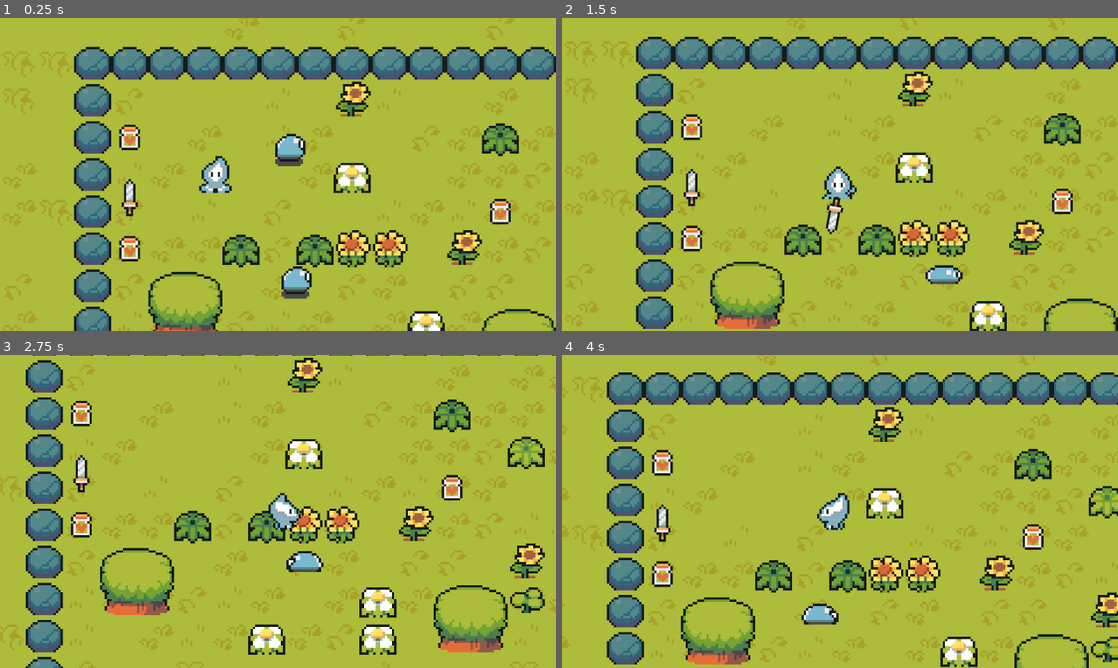
Above: before the commit, frames 1-4 (two rows, left to right).
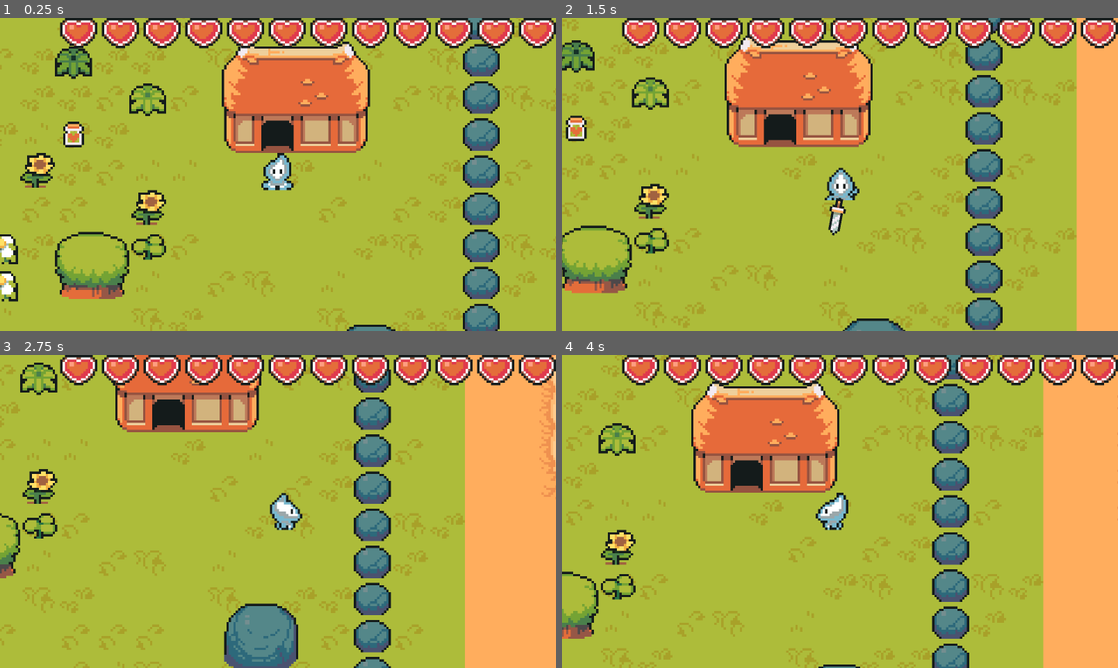
Above: after the commit, the same moments.

Repository: ArtemisSoftware/hidden-village
Game: Godot game, scene res://world/world.tscn
The game is run twice, just before and just after one commit, with the same random seed, the same clock (stepped at 60 frames per second) and the same inputs. The project has no main scene, so this scene is started directly.
Inputs:
- Up to frame 1 (0.25 s): no input
- Up to frame 2 (1.5 s): hold Right (ui_right) 0.53-1.28 s; tap A (attack) at 0.6, 1.35 s; hold Down (ui_down) from 1.28 s (still down)
- Up to frame 3 (2.75 s): release Down (ui_down) at 2.03 s; hold Right (ui_right) from 2.03 s (still down); tap A (attack) at 2.1 s
- Up to frame 4 (4 s): release Right (ui_right) at 2.78 s; hold Up (ui_up) 2.78-3.53 s; tap A (attack) at 2.85, 3.6 s; hold Left (ui_left) from 3.53 s (still down)

The runs differ from the first frame. In frame 1, 45% of the frame differs, in the area x 0-100%, y 0-100%; in frame 2, 49%; in frame 3, 50%; in frame 4, 54%.

Commit message:
scene change

Diff:
--- a/entities/player/player.gd
+++ b/entities/player/player.gd
@@ -8,7 +8,7 @@
 
 @export var speed: int = 35
 
-@export var max_health: int = 3
+@export var max_health: int = 3 * 4
 @onready var current_health: int = max_health
 
 @export var knock_back_power: int = 500
--- /dev/null
+++ b/globals/scene_manager_global.gd
@@ -0,0 +1,17 @@
+class_name SceneManager extends Node
+
+var player: Player
+var last_scene_name: String
+
+var scene_directory_path = "res://world/"
+
+func change_scene(current_scene, to_scene_name: String) -> void:
+
+	last_scene_name = current_scene.name
+	player = current_scene.player
+	player.get_parent().remove_child(player)
+
+	var full_path = scene_directory_path + to_scene_name + ".tscn"
+	var scene_tree = get_tree()
+	scene_tree.call_deferred("change_scene_to_file", full_path)
+	pass
--- a/project.godot
+++ b/project.godot
@@ -11,8 +11,12 @@
 [application]
 
 config/name="Hidden-Village"
-config/features=PackedStringArray("4.6", "Forward Plus")
+config/features=PackedStringArray("4.7", "Forward Plus")
 config/icon="res://icon.svg"
+
+[autoload]
+
+SceneManagerGlobal="*uid://or030idlvdrp"
 
 [display]
 
--- /dev/null
+++ b/world/base_scene.gd
@@ -0,0 +1,28 @@
+class_name BaseScene extends Node
+
+@onready var player: Player = $Player
+@onready var entrance_marker: Node2D = $EntranceMarkers
+
+
+func _ready() -> void:
+	if SceneManagerGlobal.player:
+		if player:
+			player.queue_free()
+
+		player = SceneManagerGlobal.player
+		add_child(player)
+	postion_player()
+	pass
+
+func postion_player() -> void:
+
+	var last_scene = SceneManagerGlobal.last_scene_name
+
+	if last_scene.is_empty():
+		last_scene = "any"
+
+	if entrance_marker.get_children().size() > 0:
+
+		var marker: Marker2D = entrance_marker.get_children()[0]
+		player.global_position = marker.global_position
+	pass
--- a/world/camera/follow_camera.gd
+++ b/world/camera/follow_camera.gd
@@ -1,6 +1,7 @@
 class_name FollowCamera extends Camera2D
 
 @export var tilemap_layer: TileMapLayer
+@export var follow_node: Node2D
 
 # Called when the node enters the scene tree for the first time.
 func _ready() -> void:
@@ -25,4 +26,5 @@
 
 # Called every frame. 'delta' is the elapsed time since the previous frame.
 func _process(delta: float) -> void:
+	global_position = follow_node.global_position
 	pass
--- /dev/null
+++ b/world/house.gd
@@ -0,0 +1,13 @@
+extends Node2D
+
+
+# Called when the node enters the scene tree for the first time.
+func _ready() -> void:
+	if SceneManagerGlobal.player:
+		add_child(SceneManagerGlobal.player)
+	pass # Replace with function body.
+
+
+# Called every frame. 'delta' is the elapsed time since the previous frame.
+func _process(delta: float) -> void:
+	pass
--- a/world/house.tscn
+++ b/world/house.tscn
@@ -1,8 +1,11 @@
 [gd_scene format=4 uid="uid://bmerr041sr2gg"]
 
+[ext_resource type="Script" uid="uid://fcec50rdnpfe" path="res://world/base_scene.gd" id="1_2skef"]
 [ext_resource type="Texture2D" uid="uid://cb5hguwtgo4wo" path="res://world/titlesets/sprites/TilesetWallSimple.png" id="1_v4e3w"]
 [ext_resource type="Texture2D" uid="uid://b6itouqgejkrm" path="res://world/titlesets/sprites/TilesetInteriorFloor.png" id="2_2skef"]
 [ext_resource type="Texture2D" uid="uid://cb5t81icmar1j" path="res://world/titlesets/sprites/TilesetElement.png" id="3_27kdi"]
+[ext_resource type="PackedScene" uid="uid://cp383dtjg0x8e" path="res://world/transition/scene_trigger.tscn" id="5_27kdi"]
+[ext_resource type="PackedScene" uid="uid://b666q4h83mjo6" path="res://entities/player/player.tscn" id="6_k7d7q"]
 
 [sub_resource type="TileSetAtlasSource" id="TileSetAtlasSource_k7d7q"]
 texture = ExtResource("1_v4e3w")
@@ -404,8 +407,28 @@
 sources/1 = SubResource("TileSetAtlasSource_7hkr2")
 sources/2 = SubResource("TileSetAtlasSource_rk82d")
 
+[sub_resource type="RectangleShape2D" id="RectangleShape2D_hgjhj"]
+size = Vector2(16, 5)
+
 [node name="House" type="Node2D" unique_id=691266470]
+script = ExtResource("1_2skef")
 
 [node name="TileMapLayer" type="TileMapLayer" parent="." unique_id=1493294645]
 tile_map_data = PackedByteArray("AAABAAEAAAAAAAAAAAABAAIAAAAAAAEAAAABAAMAAAAAAAEAAAABAAQAAAAAAAEAAAABAAUAAAAAAAQAAAACAA …(560 unchanged characters)…
 tile_set = SubResource("TileSet_by6l3")
+
+[node name="EntranceMarkers" type="Node2D" parent="." unique_id=1256425936]
+
+[node name="Marker2D" type="Marker2D" parent="EntranceMarkers" unique_id=801768180]
+position = Vector2(55, 72)
+
+[node name="SceneTrigger" parent="." unique_id=417889650 instance=ExtResource("5_27kdi")]
+position = Vector2(44, 74)
+connect_scene = "world"
+
+[node name="CollisionShape2D" type="CollisionShape2D" parent="SceneTrigger" unique_id=2000727424]
+position = Vector2(12, 11)
+shape = SubResource("RectangleShape2D_hgjhj")
+debug_color = Color(0.9569629, 0, 0.5377246, 0.41960785)
+
+[node name="Player" parent="." unique_id=646627688 instance=ExtResource("6_k7d7q")]
--- a/world/transition/scene_trigger.gd
+++ b/world/transition/scene_trigger.gd
@@ -15,8 +15,6 @@
 
 
 func _on_body_entered(body: Node2D) -> void:
-
-	var full_path = scene_folder + connect_scene + ".tscn"
-	var scene_tree = get_tree()
-	scene_tree.call_deferred("change_scene_to_file", full_path)
+	if body is Player:
+		SceneManagerGlobal.change_scene(owner, connect_scene)
 	pass # Replace with function body.
--- /dev/null
+++ b/world/world.gd
@@ -0,0 +1,16 @@
+extends BaseScene
+@onready var follow_camera: FollowCamera = $FollowCamera
+
+
+# Called when the node enters the scene tree for the first time.
+func _ready() -> void:
+	super()
+	follow_camera.follow_node = player
+
+
+	pass # Replace with function body.
+
+
+# Called every frame. 'delta' is the elapsed time since the previous frame.
+func _process(delta: float) -> void:
+	pass
--- a/world/world.tscn
+++ b/world/world.tscn
@@ -2,6 +2,7 @@
 
 [ext_resource type="PackedScene" uid="uid://b666q4h83mjo6" path="res://entities/player/player.tscn" id="1_6xmxd"]
 [ext_resource type="Texture2D" uid="uid://bjce0eljxs2y" path="res://world/titlesets/sprites/TilesetFloor.png" id="1_4717r"]
+[ext_resource type="Script" uid="uid://le528pv46plo" path="res://world/world.gd" id="1_mad0u"]
 [ext_resource type="Texture2D" uid="uid://b6mncff7gafno" path="res://world/titlesets/sprites/TilesetNature.png" id="2_h5o24"]
 [ext_resource type="Texture2D" uid="uid://dj1iiowx1i7b6" path="res://world/titlesets/animated/plant.png" id="3_h5o24"]
 [ext_resource type="PackedScene" uid="uid://dw6mdcjo8i30x" path="res://entities/items/lifepot/life_pot.tscn" id="4_ai45w"]
@@ -1307,6 +1308,13 @@
 [sub_resource type="RectangleShape2D" id="RectangleShape2D_mad0u"]
 
 [node name="World" type="Node2D" unique_id=1580332255]
+y_sort_enabled = true
+script = ExtResource("1_mad0u")
+
+[node name="FollowCamera" parent="." unique_id=2042255989 node_paths=PackedStringArray("tilemap_layer", "follow_node") instance=ExtResource("5_mmdvd")]
+position = Vector2(259, 88)
+tilemap_layer = NodePath("../TileMapLayers/Ground")
+follow_node = NodePath("../Player")
 
 [node name="TileMapLayers" type="Node2D" parent="." unique_id=1585598891]
 
@@ -1329,10 +1337,7 @@
 tile_set = SubResource("TileSet_mad0u")
 
 [node name="Player" parent="." unique_id=646627688 instance=ExtResource("1_6xmxd")]
-position = Vector2(45, 40)
-
-[node name="FollowCamera2" parent="Player" unique_id=2042255989 node_paths=PackedStringArray("tilemap_layer") instance=ExtResource("5_mmdvd")]
-tilemap_layer = NodePath("../../TileMapLayers/Ground")
+position = Vector2(259, 88)
 
 [node name="Enemies" type="Node2D" parent="." unique_id=649515579]
 
@@ -1351,7 +1356,6 @@
 position = Vector2(57, -3)
 
 [node name="Hud" parent="." unique_id=1191468058 node_paths=PackedStringArray("player") instance=ExtResource("7_sc4t8")]
-visible = false
 player = NodePath("../Player")
 
 [node name="SceneTrigger" parent="." unique_id=417889650 instance=ExtResource("11_ov2xu")]
@@ -1361,3 +1365,8 @@
 [node name="CollisionShape2D" type="CollisionShape2D" parent="SceneTrigger" unique_id=1761653280]
 position = Vector2(0, -8)
 shape = SubResource("RectangleShape2D_mad0u")
+
+[node name="EntranceMarkers" type="Node2D" parent="." unique_id=88570583]
+
+[node name="Marker2D" type="Marker2D" parent="EntranceMarkers" unique_id=692016162]
+position = Vector2(256, 72)
Not shown, added: globals/scene_manager_global.gd.uid
Not shown, added: world/base_scene.gd.uid
Not shown, added: world/house.gd.uid
Not shown, added: world/world.gd.uid
